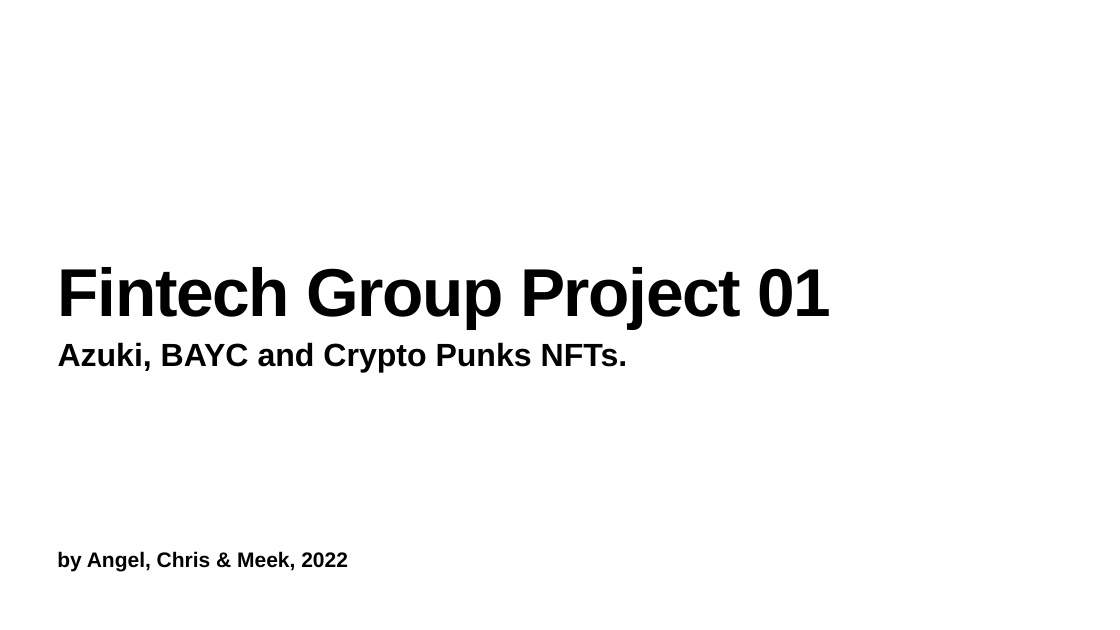
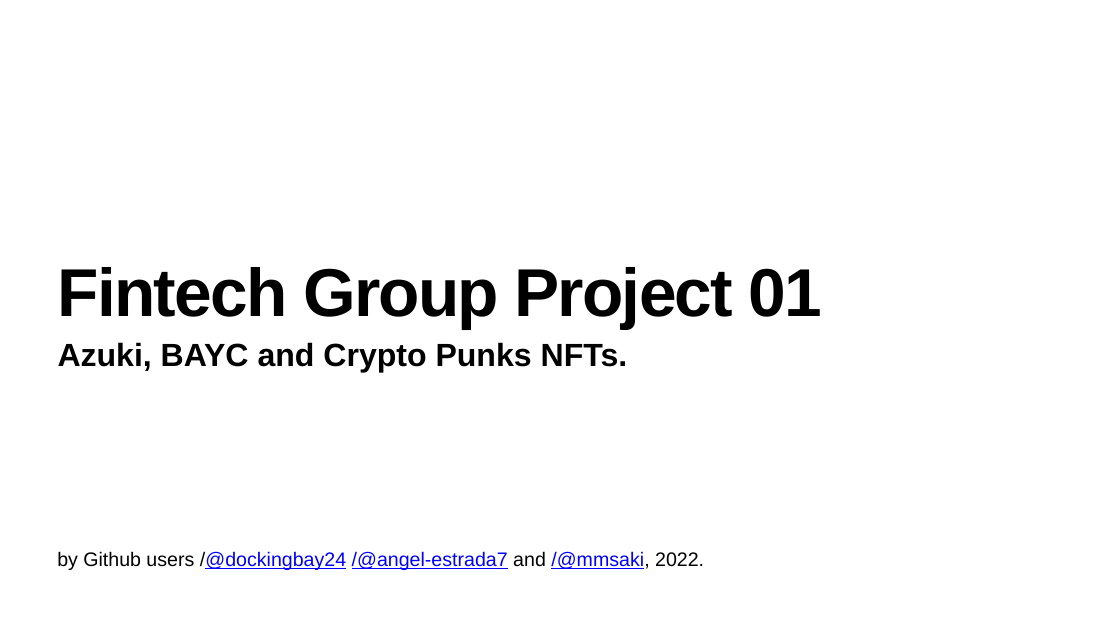
Before and after one commit to mmsaki/nft-trading-analysis, a slide deck: slide 1 of Fintech Group Presentation.pptx. Drawn at 1120x630 pixels with LibreOffice and Linux fonts; fonts in the diff are those of the drawing. Boxes give left, top, right and bottom in pixels: in the first picture for what was removed or moved away, otherwise in the second. Text is boxed around its words. In the diff, an @@ line names an element or a change of style, - is before the commit and + after.

Commit message:
updating powerpoint

```diff
--- a/Fintech Group Presentation.pptx
+++ b/Fintech Group Presentation.pptx
@@ title "Fintech Group Project 01" at box(58, 267, 823, 329): letter spacing -2.3 to -3 pt @@
@@ text at box(57, 551, 704, 570): text changed; size 36 to 33.6 pt; text colour #000000 to #0000FF; bold off @@
-by Angel, Chris & Meek, 2022
+by Github users /@dockingbay24 /@angel-estrada7 and /@mmsaki, 2022.
```
Also in this commit, not shown: 11 other slides changed, 1 slide removed.
